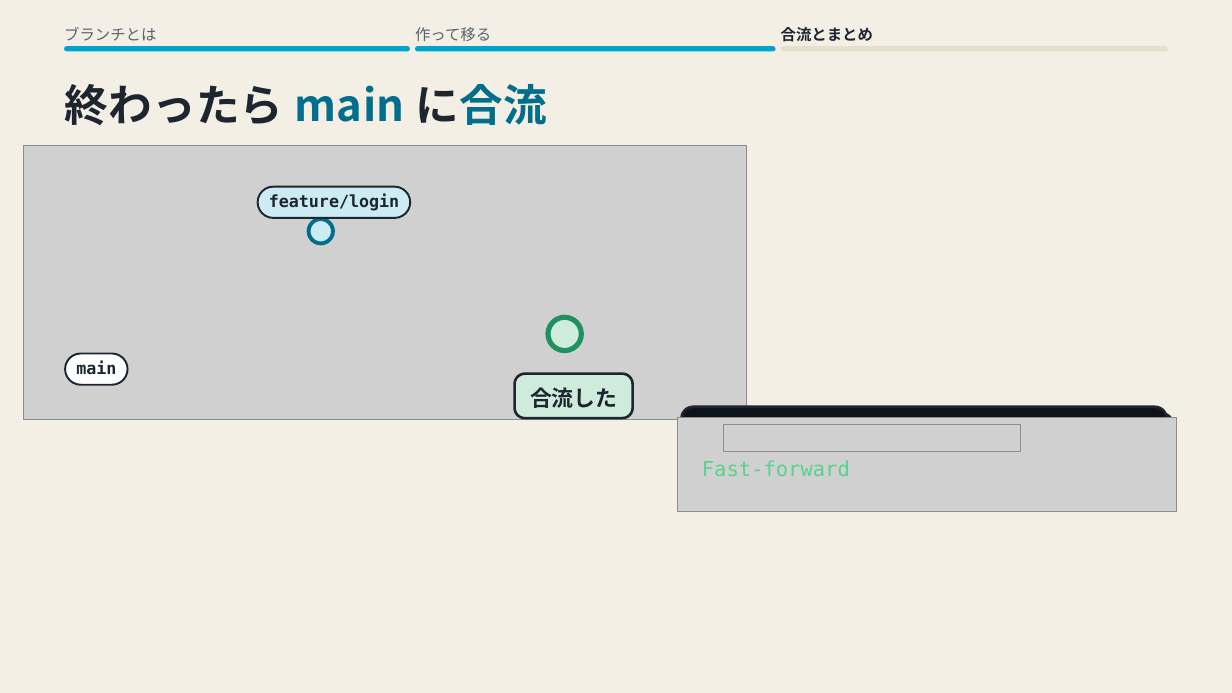
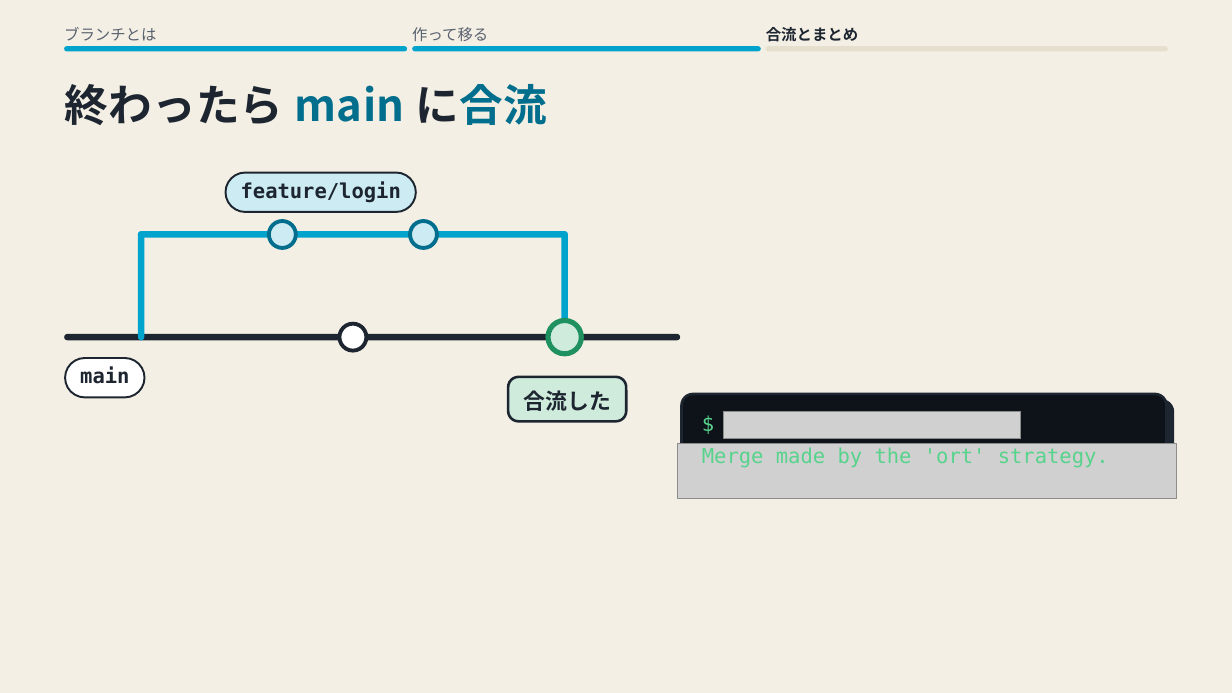
Before and after one commit to yukihito-jokyu/context, a slide deck: slide 3 of docs/artifacts/skills/motion-deck/git-branch.pptx. Drawn at 1232x693 pixels with LibreOffice and Linux fonts; fonts in the diff are those of the drawing; grey boxes stand for pictures. Boxes give left, top, right and bottom in pixels: in the first picture for what was removed or moved away, otherwise in the second. Text is boxed around its words. In the diff, an @@ line names an element or a change of style, - is before the commit and + after.

```diff
--- a/docs/artifacts/skills/motion-deck/git-branch.pptx
+++ b/docs/artifacts/skills/motion-deck/git-branch.pptx
@@ text "合流とまとめ": place and size @@
-text "合流とまとめ" at <box>781,27,873,42</box>
+text "合流とまとめ" at <box>766,27,858,42</box>
@@ rounded rectangle: place and size @@
-rounded rectangle at <box>415,46,775,52</box>
+rounded rectangle at <box>412,46,761,52</box>
@@ rounded rectangle: place and size @@
-rounded rectangle at <box>781,46,1168,52</box>
+rounded rectangle at <box>766,46,1168,52</box>
@@ picture removed at <box>23,145,747,420</box> @@
@@ rounded rectangle: place and size @@
-rounded rectangle at <box>258,187,410,218</box>
+rounded rectangle at <box>226,173,416,213</box>
@@ text "feature/login" at <box>241,181,401,203</box>: size 13 to 16 pt @@
@@ text "feature/login": place and size @@
-text "feature/login" at <box>269,193,399,211</box>
+text "feature/login" at <box>241,181,401,203</box>
@@ rounded rectangle: place and size @@
-rounded rectangle at <box>309,219,333,243</box>
+rounded rectangle at <box>269,221,296,248</box>
@@ rounded rectangle added at <box>562,231,568,340</box>, fill #00A3CC @@
@@ rounded rectangle: place and size @@
-rounded rectangle at <box>548,317,581,350</box>
+rounded rectangle at <box>548,321,581,354</box>
@@ rounded rectangle: place and size @@
-rounded rectangle at <box>65,354,128,385</box>
+rounded rectangle at <box>65,358,144,397</box>
@@ text "main" at <box>80,367,129,384</box>: size 13 to 16 pt @@
@@ rounded rectangle: place and size @@
-rounded rectangle at <box>515,373,633,418</box>
+rounded rectangle at <box>508,377,627,421</box>
@@ text "合流した": place and size @@
-text "合流した" at <box>530,387,617,408</box>
+text "合流した" at <box>524,390,611,411</box>
@@ rounded rectangle: place and size @@
-rounded rectangle at <box>682,407,1167,501</box>
+rounded rectangle at <box>682,394,1167,488</box>
@@ group added at <box>64,221,748,439</box>: 5 rounded rectangles, 1 text @@
+$ ▍
@@ picture: place and size @@
-picture at <box>724,424,1021,452</box>
+picture at <box>724,411,1021,439</box>
@@ picture: place and size @@
-picture at <box>677,418,1177,511</box>
+picture at <box>677,444,1177,499</box>
@@ text added at <box>702,447,1109,468</box>, 16 pt, text #57D38C @@
+Merge made by the 'ort' strategy.
@@ text removed at <box>702,460,850,476</box> @@
-Fast-forward
```
Also in this commit, not shown: 3 other slides changed, 13 other files.
